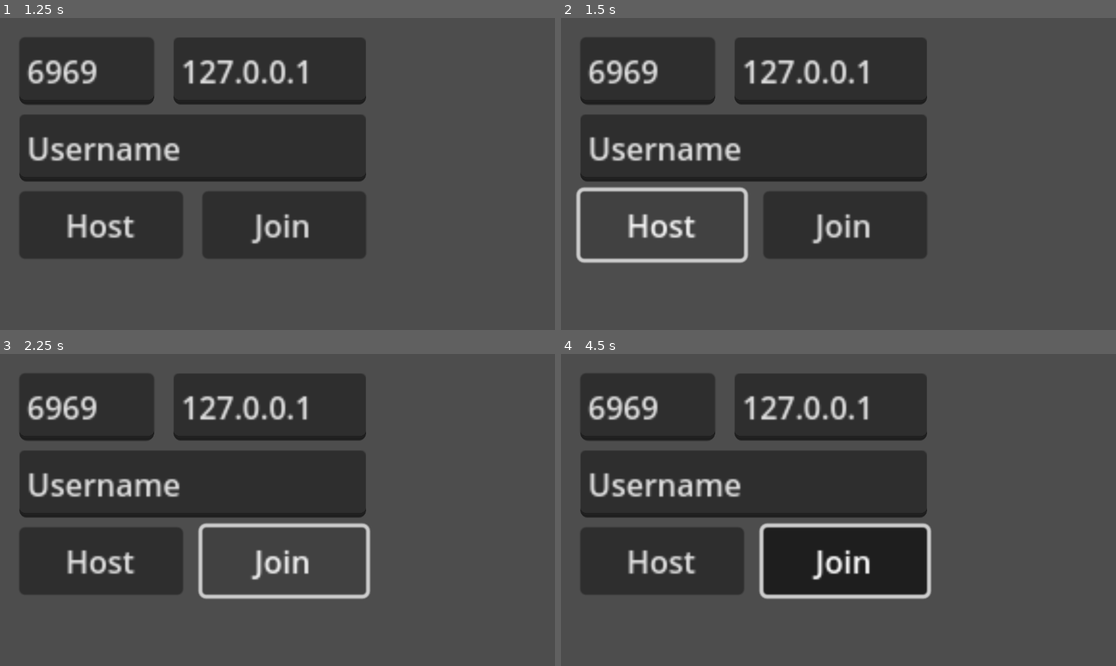
Above: before the commit, frames 1-4 (two rows, left to right).
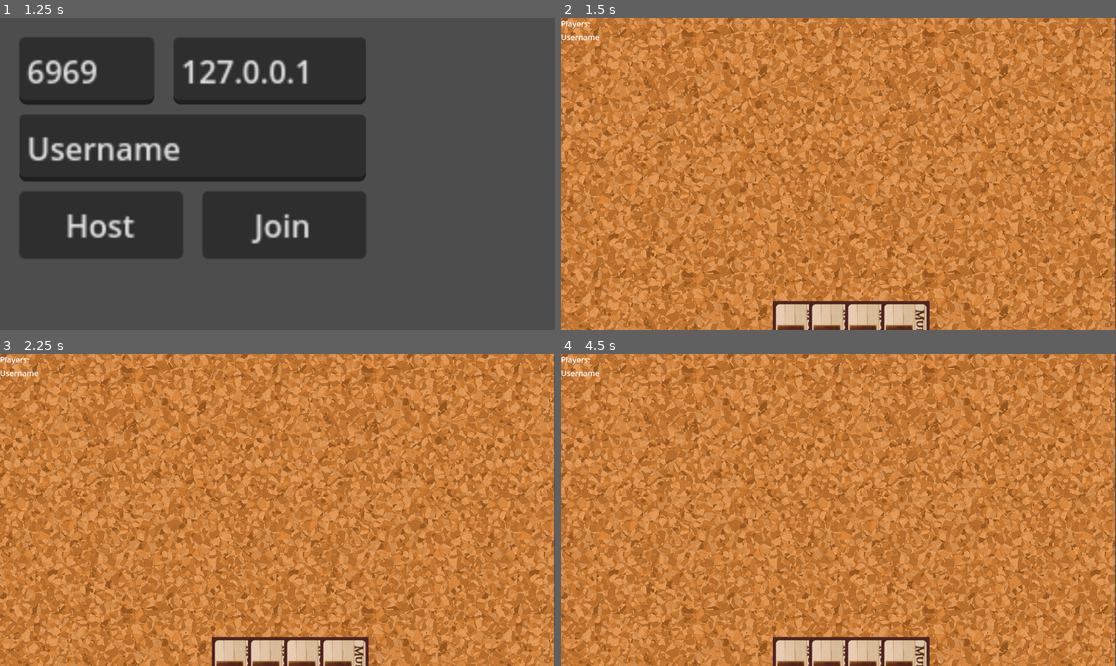
Above: after the commit, the same moments.

Repository: Gompa27/CardSim
Game: Godot game, scene res://Scenes/login.tscn
Same seed, same stepped clock (60 frames per second), same inputs: the game is played once before the commit and once after it.
Inputs (mouse positions are in pixels of both pictures, inside the frame that each line leads up to):
- Up to frame 1 (1.25 s): tap Enter at 0.5 s; move the mouse to (399, 158) at 0.52 s; click (399, 158) at 0.67 s
- Up to frame 2 (1.5 s): click "Host" at 1.25 s
- Up to frame 3 (2.25 s): click (283, 559) at 2 s, where only the run before the commit has a clickable "Join"
- Up to frame 4 (4.5 s): move the mouse to (727, 525) at 2.77 s; click (727, 525) at 2.92 s; move the mouse to (894, 441) at 3.52 s; click (894, 441) at 3.67 s; move the mouse to (810, 572) at 4.27 s; click (810, 572) at 4.42 s

Frame 1 is identical in both runs. In frame 2, 100% of the frame differs, in the area x 0-100%, y 0-100%; in frame 3, 100%; in frame 4, 100%.
Error before the commit: Parse Error: Identifier "Player" not declared in the current scope. (res://Network/NetworkManager.gd:68)

Commit message:
Update NetworkManager.gd

Diff:
--- a/Network/NetworkManager.gd
+++ b/Network/NetworkManager.gd
@@ -62,12 +62,6 @@
 func rpc_update_players(players: Dictionary):
 	Game.players = players
 
-@rpc("authority")
-func rpc_add_player(peer_id: int, username: String):
-	print("CLIENTE - ADD PLAYER", multiplayer.get_unique_id())
-	var player = Player.new(peer_id, username)
-	Game.add_player(player)
-
 @rpc("any_peer")
 func rpc_login(username: String):
 	var player = {
